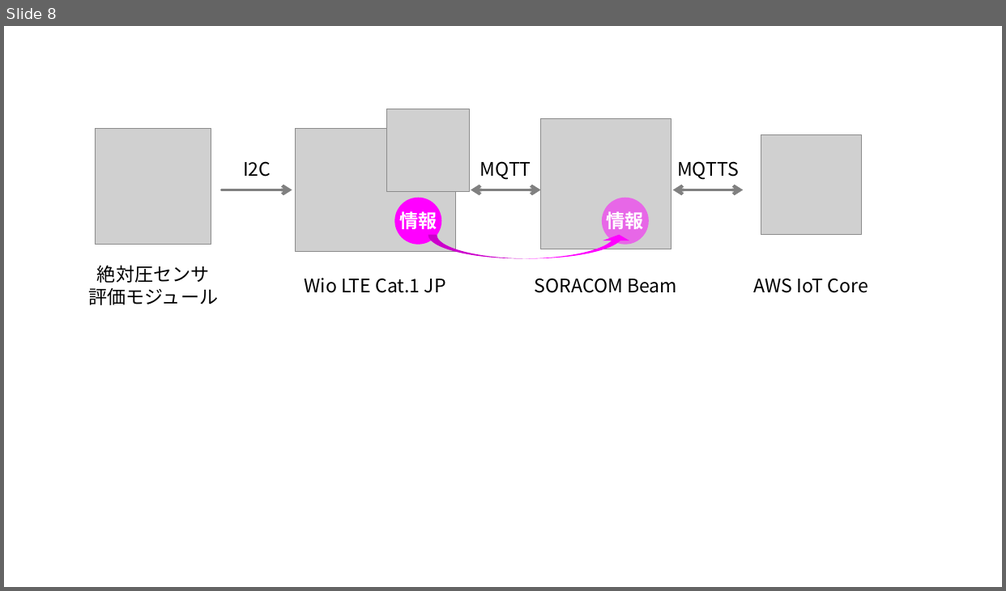
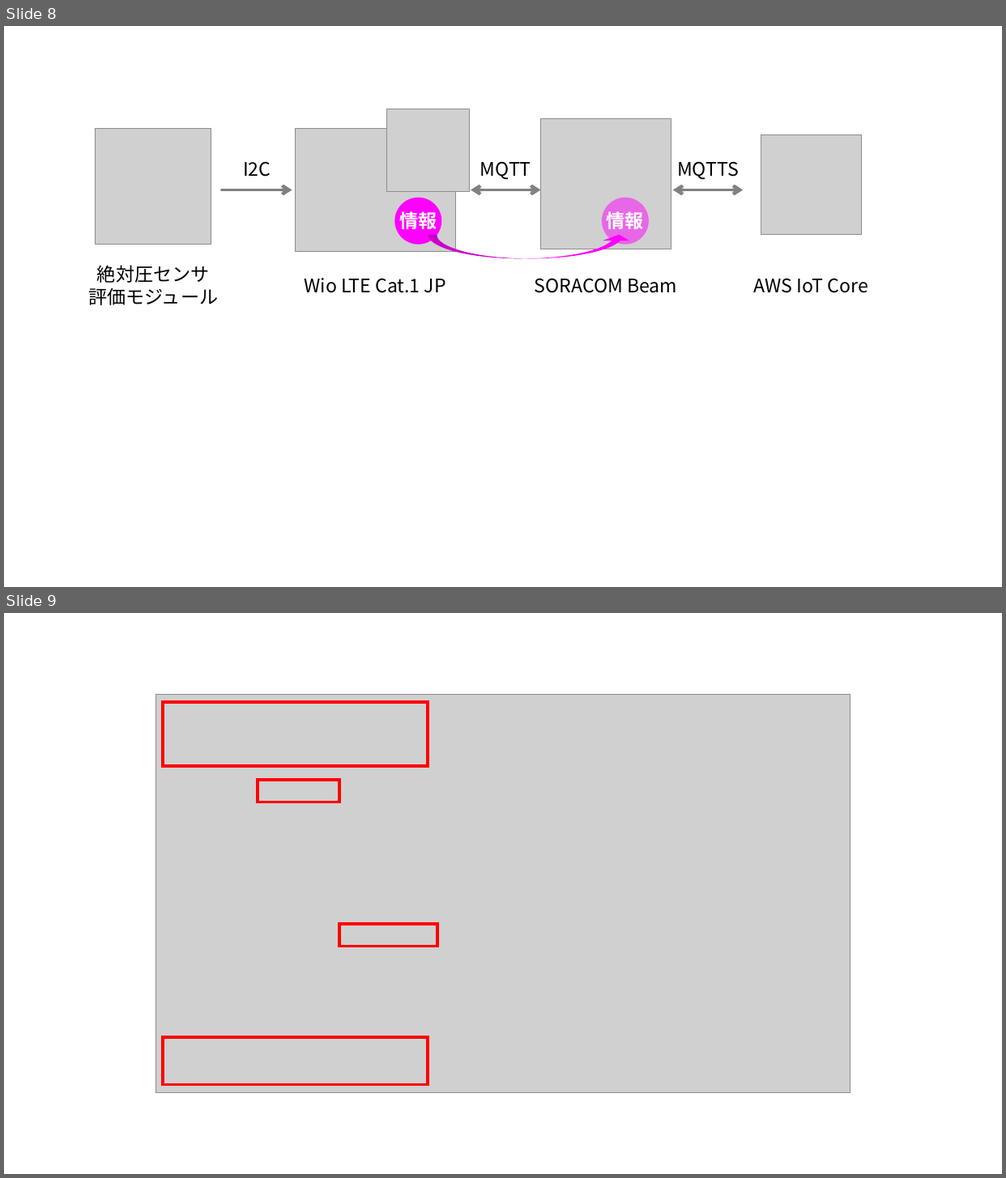
Before and after one commit to soracomug/explorer2019-handson, a slide deck: handson3/media/figure.pptx. Shown one above the other, each under a label of ours: slide 8 before the commit, slides 8 and 9 after it. The pictures are 1006x591 and 1006x1178 pixels, drawn with LibreOffice and Linux fonts; fonts in the diff are those of the drawing; grey boxes stand for pictures. Boxes give left, top, right and bottom in pixels: in the first picture for what was removed or moved away, otherwise in the second. Text is boxed around its words. In the diff, an @@ line names an element or a change of style, - is before the commit and + after.

```diff
--- a/handson3/media/figure.pptx
+++ b/handson3/media/figure.pptx
@@ slide 9 added at <box>4,613,1002,1174</box>, background #FFFFFF @@
@@ picture added at <box>156,694,850,1093</box> @@
@@ rectangle added at <box>163,702,428,766</box>, outline #FF0000 3 pt @@
@@ rectangle added at <box>258,780,339,803</box>, outline #FF0000 3 pt @@
@@ rectangle added at <box>339,924,438,946</box>, outline #FF0000 3 pt @@
@@ rectangle added at <box>163,1037,428,1084</box>, outline #FF0000 3 pt @@
```
Also in this commit, not shown: 9 other files.
